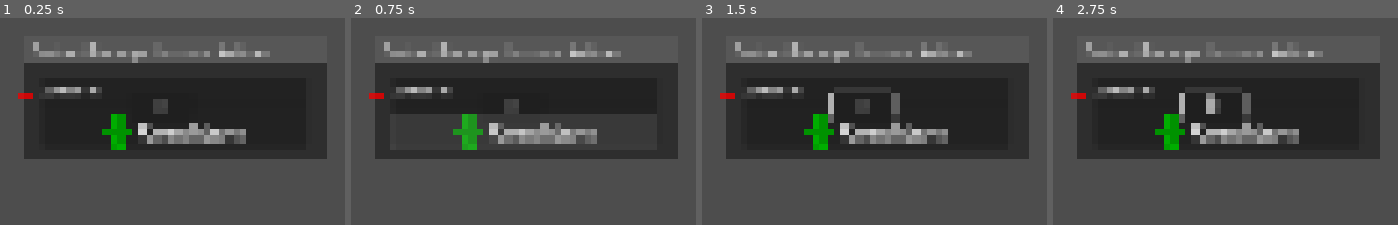
Above: before the commit, frames 1-4 (left to right).
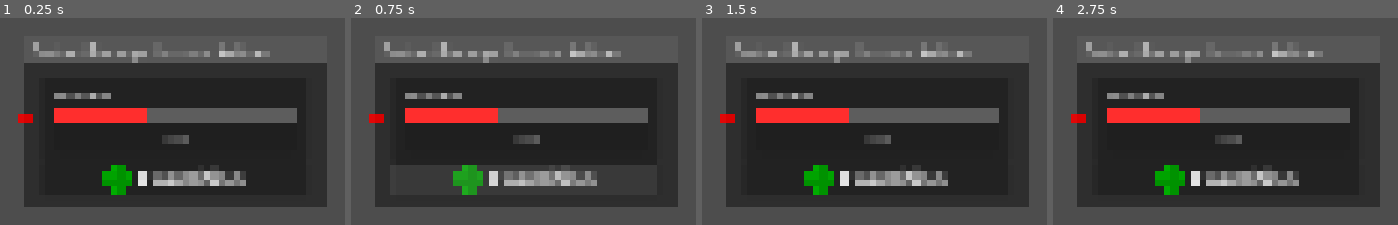
Above: after the commit, the same moments.

Repository: JBRana250/BitBoxBattles
Game: Godot game, scene res://fighter_creator/workspace/nodes/graph_node_scenes/contact_damage_increase_action.tscn
The game is run twice, just before and just after one commit, with the same random seed, the same clock (stepped at 60 frames per second) and the same inputs. This scene is started directly instead of the project's main scene.
Inputs (mouse positions are in pixels of both pictures, inside the frame that each line leads up to; where the layout moved, square brackets give the same spot in the first picture):
- Up to frame 1 (0.25 s): no input
- Up to frame 2 (0.75 s): click (526, 181) [526, 131] at 0.5 s
- Up to frame 3 (1.5 s): tap Enter at 1.25 s; drag from (877, 107) to (outside the picture) at 1.27 s
- Up to frame 4 (2.75 s): tap Space at 2 s; drag from (1215, 107) to (outside the picture) at 2.02 s

The runs differ from the first frame. In frame 1, 29% of the frame differs, in the area x 5-95%, y 33-92%; in frame 2, 28%; in frame 3, 30%; in frame 4, 30%.
Error before the commit: Invalid access to property or key 'value' on a base object of type 'Nil'. (res://fighter_creator/stats/label_update_stats.gd:9)
Error after the commit: Invalid access to property or key 'popup_menu_manager' on a base object of type 'Nil'. (res://fighter_creator/workspace/nodes/base_nodes/add_node_button.gd:7)

Commit message:
fix: combat damage increase action not using new draggable progress bar

Diff:
--- a/fighter_creator/workspace/node_components/draggable_progress_bar.tscn
+++ b/fighter_creator/workspace/node_components/draggable_progress_bar.tscn
@@ -12,7 +12,7 @@
 
 [sub_resource type="StyleBoxFlat" id="StyleBoxFlat_2cfr6"]
 
-[node name="HP" type="PanelContainer" unique_id=1618141640 node_paths=PackedStringArray("prog_bar", "label")]
+[node name="DraggableValue" type="PanelContainer" unique_id=1618141640 node_paths=PackedStringArray("prog_bar", "label")]
 custom_minimum_size = Vector2(0, 40)
 offset_right = 273.0
 offset_bottom = 41.0
--- a/fighter_creator/workspace/nodes/graph_node_scenes/contact_damage_increase_action.tscn
+++ b/fighter_creator/workspace/nodes/graph_node_scenes/contact_damage_increase_action.tscn
@@ -1,23 +1,10 @@
 [gd_scene format=3 uid="uid://dir1fwpnwmi5f"]
 
-[ext_resource type="Script" uid="uid://dhb72phcu05hg" path="res://fighter_creator/stats/prog_bar_drag.gd" id="1_aqyum"]
 [ext_resource type="Script" uid="uid://drufef1lebfpw" path="res://fighter_creator/workspace/nodes/graph_node_scripts/contact_damage_increase_action.gd" id="1_wca25"]
 [ext_resource type="PackedScene" uid="uid://b10jqdids3ob8" path="res://fighter_creator/workspace/nodes/slots/slot.tscn" id="2_ljv6o"]
-[ext_resource type="Script" uid="uid://daldqvoxr7eig" path="res://fighter_creator/stats/label_update_stats.gd" id="2_wca25"]
 [ext_resource type="Texture2D" uid="uid://bwy5wotd4d74q" path="res://textures/button_plus_flat.png" id="3_ljv6o"]
+[ext_resource type="PackedScene" uid="uid://dyrmlawkuynjd" path="res://fighter_creator/workspace/node_components/draggable_progress_bar.tscn" id="3_wca25"]
 [ext_resource type="Script" uid="uid://bn0hc4gnbtrgy" path="res://fighter_creator/workspace/nodes/base_nodes/add_node_button.gd" id="4_dmwf5"]
-
-[sub_resource type="StyleBoxFlat" id="StyleBoxFlat_0ohdi"]
-bg_color = Color(1, 0.18039216, 0.1764706, 1)
-
-[sub_resource type="StyleBoxFlat" id="StyleBoxFlat_uuieq"]
-bg_color = Color(1, 0.18039216, 0.1764706, 1)
-
-[sub_resource type="StyleBoxFlat" id="StyleBoxFlat_v6s0s"]
-bg_color = Color(1, 0.28417137, 0.2520557, 1)
-
-[sub_resource type="StyleBoxFlat" id="StyleBoxFlat_rdcvk"]
-bg_color = Color(1, 0.4327695, 0.38311395, 1)
 
 [sub_resource type="LabelSettings" id="LabelSettings_0ohdi"]
 font_size = 24
@@ -58,76 +45,15 @@
 slot/1/right_icon = null
 slot/1/draw_stylebox = true
 script = ExtResource("1_wca25")
-amount_progbar = NodePath("Properties/Amount/MarginContainer/VBoxContainer/ProgressBar")
+amount_progbar = NodePath("Amount")
 slot = ExtResource("2_ljv6o")
 output_slot_color = Color(1, 0, 0, 1)
 
-[node name="Properties" type="PanelContainer" parent="." unique_id=1422160321]
+[node name="Amount" parent="." unique_id=1618141640 instance=ExtResource("3_wca25")]
 layout_mode = 2
-
-[node name="Amount" type="Control" parent="Properties" unique_id=812344142]
-custom_minimum_size = Vector2(0, 40)
-layout_mode = 2
-size_flags_vertical = 0
-
-[node name="MarginContainer" type="MarginContainer" parent="Properties/Amount" unique_id=1583228788]
-layout_mode = 1
-anchors_preset = 15
-anchor_right = 1.0
-anchor_bottom = 1.0
-offset_top = -7.5
-offset_bottom = 7.5
-grow_horizontal = 2
-grow_vertical = 2
-theme_override_constants/margin_top = 10
-
-[node name="VBoxContainer" type="VBoxContainer" parent="Properties/Amount/MarginContainer" unique_id=1048759774]
-custom_minimum_size = Vector2(0, 30)
-layout_mode = 2
-size_flags_vertical = 0
-
-[node name="HBoxContainer" type="HBoxContainer" parent="Properties/Amount/MarginContainer/VBoxContainer" unique_id=1658075417]
-layout_mode = 2
-
-[node name="Label" type="Label" parent="Properties/Amount/MarginContainer/VBoxContainer/HBoxContainer" unique_id=1416616952]
-layout_mode = 2
-text = "Amount"
-
-[node name="ProgressBar" type="ProgressBar" parent="Properties/Amount/MarginContainer/VBoxContainer" unique_id=871791062]
-layout_mode = 2
-size_flags_vertical = 3
-theme_override_styles/fill = SubResource("StyleBoxFlat_0ohdi")
-min_value = 0.01
-max_value = 10.0
-value = 1.0
-allow_greater = true
-allow_lesser = true
-show_percentage = false
-script = ExtResource("1_aqyum")
-default_fill = SubResource("StyleBoxFlat_uuieq")
-hover_fill = SubResource("StyleBoxFlat_v6s0s")
-hover_bg = SubResource("StyleBoxFlat_rdcvk")
-
-[node name="LineEdit" type="LineEdit" parent="Properties/Amount/MarginContainer/VBoxContainer/ProgressBar" unique_id=814379624]
-layout_mode = 1
-anchors_preset = 8
-anchor_left = 0.5
-anchor_top = 0.5
-anchor_right = 0.5
-anchor_bottom = 0.5
-offset_left = -34.25
-offset_top = -15.5
-offset_right = 4.75
-offset_bottom = 15.5
-grow_horizontal = 2
-grow_vertical = 2
-text = "XX"
-alignment = 1
-editable = false
-expand_to_text_length = true
-virtual_keyboard_type = 2
-script = ExtResource("2_wca25")
-negative_allowed = true
+size_flags_horizontal = 1
+label_text = "Amount"
+bar_color = Color(1, 0.18039216, 0.1764706, 1)
 
 [node name="Conditions" type="PanelContainer" parent="." unique_id=1640079337]
 layout_mode = 2
@@ -158,10 +84,4 @@
 owner_node = NodePath("../..")
 menu_type = 2
 
-[connection signal="mouse_entered" from="Properties/Amount/MarginContainer/VBoxContainer/ProgressBar" to="Properties/Amount/MarginContainer/VBoxContainer/ProgressBar" method="_on_mouse_entered"]
-[connection signal="mouse_exited" from="Properties/Amount/MarginContainer/VBoxContainer/ProgressBar" to="Properties/Amount/MarginContainer/VBoxContainer/ProgressBar" method="_on_mouse_exited"]
-[connection signal="value_changed" from="Properties/Amount/MarginContainer/VBoxContainer/ProgressBar" to="Properties/Amount/MarginContainer/VBoxContainer/ProgressBar/LineEdit" method="_on_progress_bar_value_changed"]
-[connection signal="mouse_entered" from="Properties/Amount/MarginContainer/VBoxContainer/ProgressBar/LineEdit" to="Properties/Amount/MarginContainer/VBoxContainer/ProgressBar/LineEdit" method="_on_mouse_entered"]
-[connection signal="mouse_exited" from="Properties/Amount/MarginContainer/VBoxContainer/ProgressBar/LineEdit" to="Properties/Amount/MarginContainer/VBoxContainer/ProgressBar/LineEdit" method="_on_mouse_exited"]
-[connection signal="text_changed" from="Properties/Amount/MarginContainer/VBoxContainer/ProgressBar/LineEdit" to="Properties/Amount/MarginContainer/VBoxContainer/ProgressBar/LineEdit" method="_on_text_changed"]
 [connection signal="pressed" from="Conditions/AddConditionButton" to="Conditions/AddConditionButton" method="_on_pressed"]
--- a/fighter_creator/workspace/nodes/graph_node_scripts/contact_damage_increase_action.gd
+++ b/fighter_creator/workspace/nodes/graph_node_scripts/contact_damage_increase_action.gd
@@ -1,6 +1,6 @@
 extends ActionCompositeGraphNode
 
-@export var amount_progbar: ProgressBar
+@export var amount_progbar: DraggableProgressBar
 
 # Override
 # On load workspace, set all values of this graphnode
